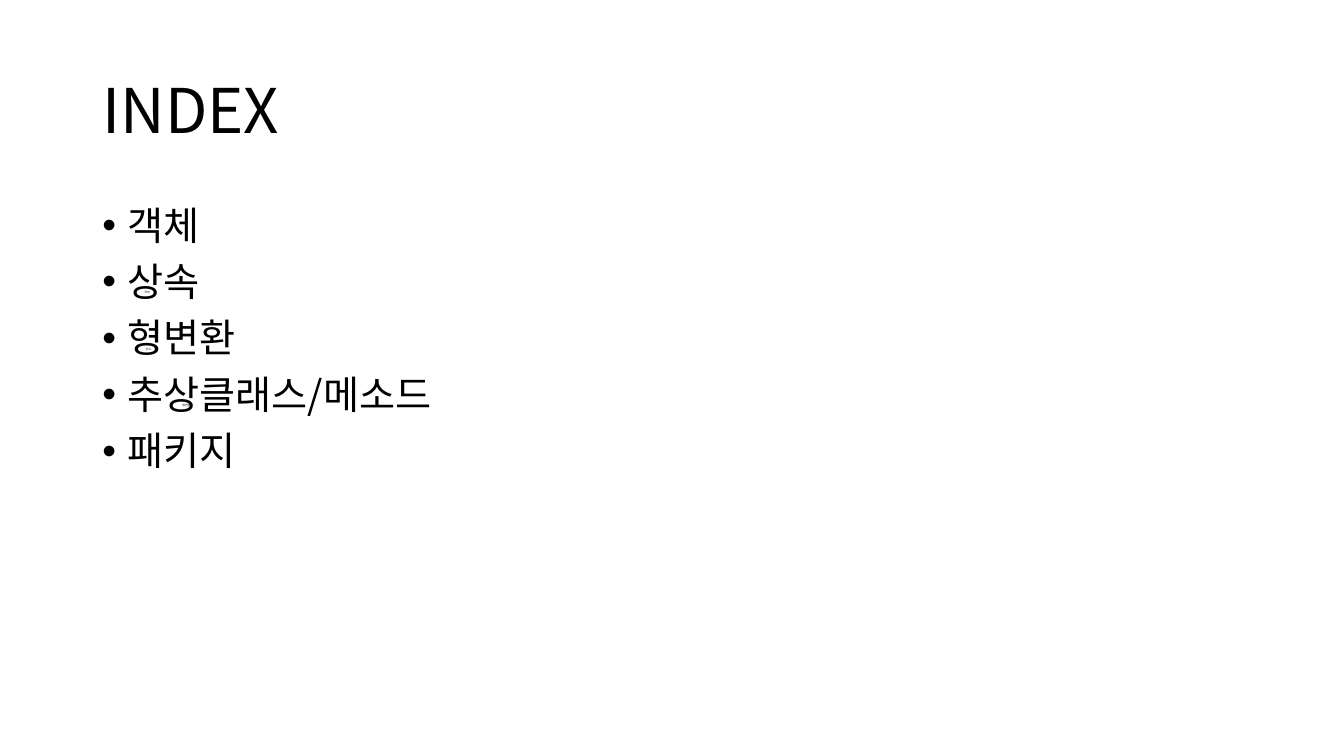
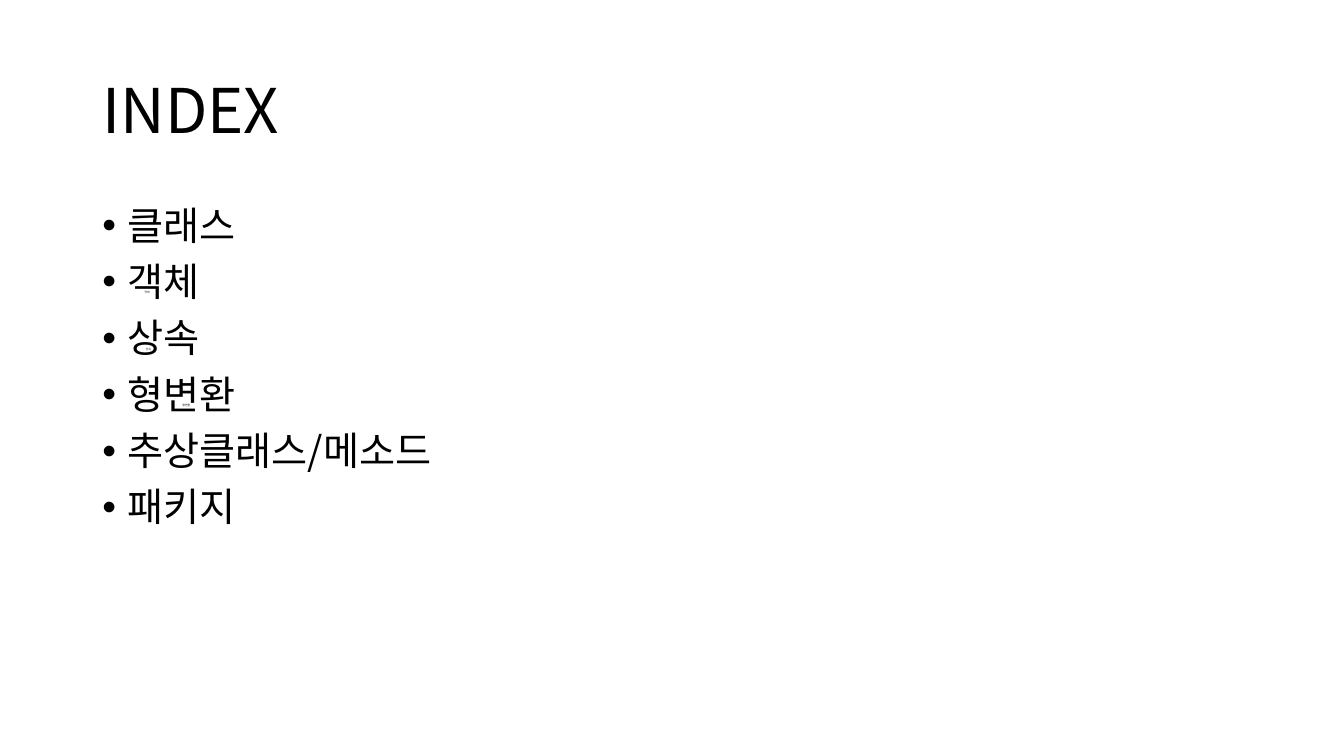
Before and after one commit to waitle/2nd-grade-sunrin, a slide deck: slide 2 of club activity/꽉잡아(JAVA).pptx. Drawn at 1344x756 pixels with LibreOffice and Linux fonts; fonts in the diff are those of the drawing. Boxes give left, top, right and bottom in pixels: in the first picture for what was removed or moved away, otherwise in the second. Text is boxed around its words. In the diff, an @@ line names an element or a change of style, - is before the commit and + after.

```diff
--- a/club activity/꽉잡아(JAVA).pptx
+++ b/club activity/꽉잡아(JAVA).pptx
@@ text at <box>128,207,236,243</box>: paragraph added @@
+• 클래스
```
Also in this commit, not shown: 3 other slides changed, 2 slides added, 3 slides removed, 24 other files.
